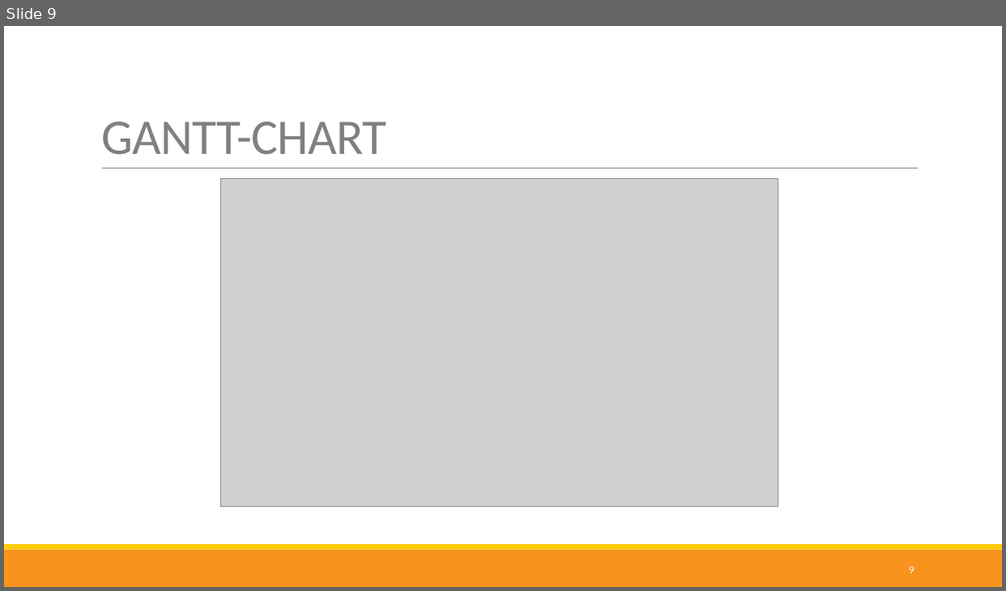
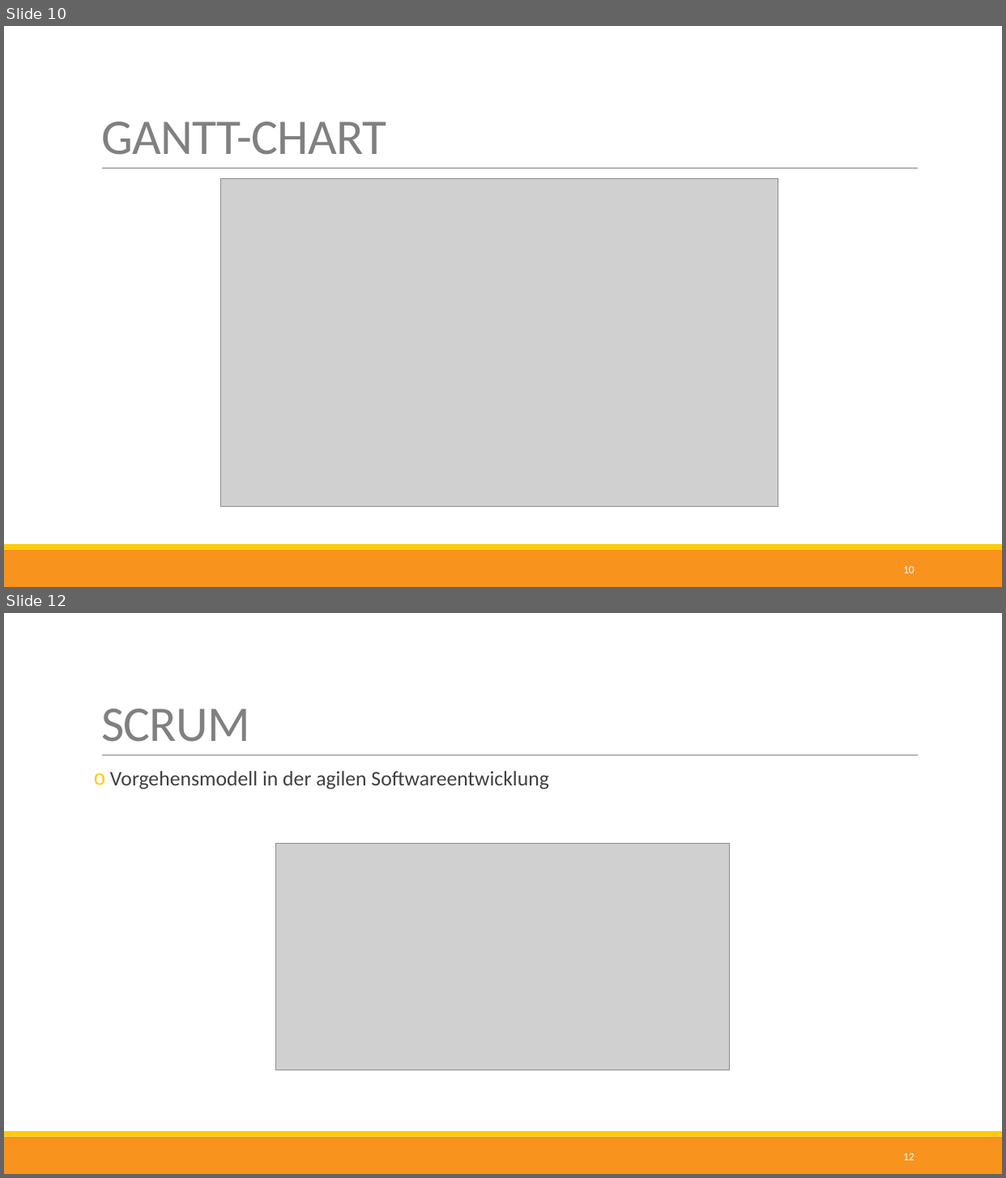
Before and after one commit to nappydevelopment/Nappy-the-ingenious-docs, a slide deck: presentation/Final/Final.pptx. Shown one above the other, each under a label of ours: slide 9 before the commit, slides 10 and 12 after it; the slides between them are not shown. The pictures are 1006x591 and 1006x1178 pixels, drawn with LibreOffice and Linux fonts; fonts in the diff are those of the drawing; grey boxes stand for pictures. Boxes give left, top, right and bottom in pixels: in the first picture for what was removed or moved away, otherwise in the second. Text is boxed around its words. In the diff, an @@ line names an element or a change of style, - is before the commit and + after.

```diff
--- a/presentation/Final/Final.pptx
+++ b/presentation/Final/Final.pptx
@@ slide 12 added at (4,613,1002,1174), background #FFFFFF; not listed: 3 template elements that a slide beside it also shows @@
@@ title added at (101,709,250,742), 48 pt, text #808080 @@
+SCRUM
@@ text added at (110,771,548,790), 20 pt, text #404040 @@
+o Vorgehensmodell in der agilen Softwareentwicklung
@@ picture added at (276,844,731,1071) @@
@@ page number added at (903,1153,914,1161), 10.5 pt, text #FFFFFF @@
+12
@@ what was slide 9 is now slide 10 @@
@@ page number at (903,566,914,574): text changed @@
-9
+10
```
Also in this commit, not shown: 7 slides changed, 5 other slides added, 4 slides removed, 3 other files.
